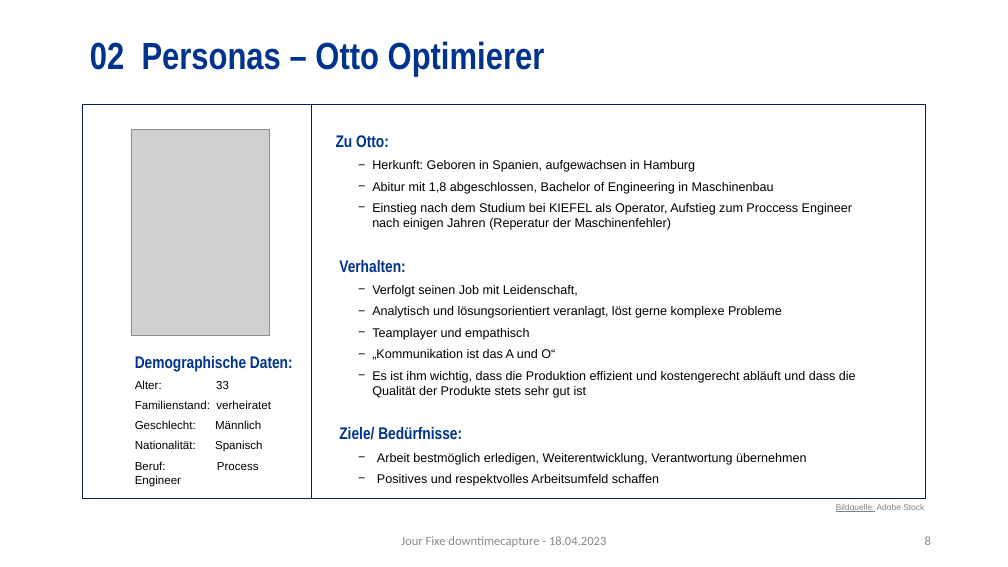
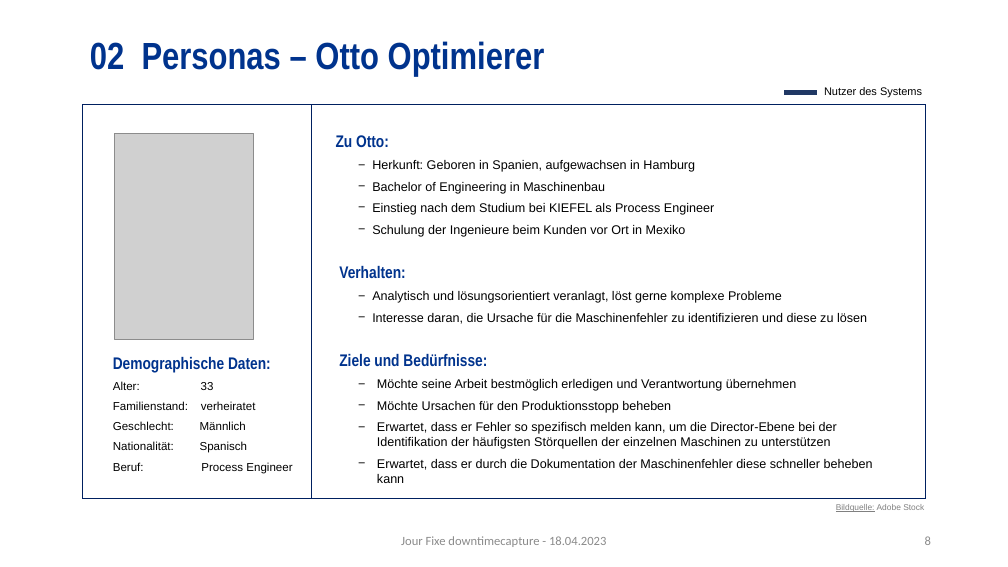
Before and after one commit to haelisa/dtc, a slide deck: slide 8 of project-docs/B_Präsentationen/JF_18.04.23_Präsentation_Ü2.pptx. Drawn at 1008x567 pixels with LibreOffice and Linux fonts; fonts in the diff are those of the drawing; grey boxes stand for pictures; background and template pictures are left out. Boxes give left, top, right and bottom in pixels: in the first picture for what was removed or moved away, otherwise in the second. Text is boxed around its words. In the diff, an @@ line names an element or a change of style, - is before the commit and + after.

```diff
--- a/project-docs/B_Präsentationen/JF_18.04.23_Präsentation_Ü2.pptx
+++ b/project-docs/B_Präsentationen/JF_18.04.23_Präsentation_Ü2.pptx
@@ text added at <box>824,87,922,97</box>, 10.5 pt, text #000000 @@
+Nutzer des Systems
@@ rectangle added at <box>785,91,817,95</box>, fill #203864, outline #203864 1 pt @@
@@ picture: place and size @@
-picture at <box>131,130,269,336</box>
+picture at <box>115,134,253,340</box>
@@ text at <box>372,182,714,237</box>: text changed @@
-  − Abitur mit 1,8 abgeschlossen, Bachelor of Engineering in Maschinenbau
-  − Einstieg nach dem Studium bei KIEFEL als Operator, Aufstieg zum Proccess Engineer nach einigen Jahren (Reperatur der Maschinenfehler)
+  − Bachelor of Engineering in Maschinenbau
+  − Einstieg nach dem Studium bei KIEFEL als Process Engineer
+  − Schulung der Ingenieure beim Kunden vor Ort in Mexiko
@@ text at <box>372,285,578,297</box>: paragraph removed @@
-  − Verfolgt seinen Job mit Leidenschaft,
@@ text at <box>339,313,873,483</box>: text changed @@
-  − Teamplayer und empathisch
-  − „Kommunikation ist das A und O“
-  − Es ist ihm wichtig, dass die Produktion effizient und kostengerecht abläuft und dass die Qualität der Produkte stets sehr gut ist
-Ziele/ Bedürfnisse:
-  − Arbeit bestmöglich erledigen, Weiterentwicklung, Verantwortung übernehmen
-  − Positives und respektvolles Arbeitsumfeld schaffen
+  − Interesse daran, die Ursache für die Maschinenfehler zu identifizieren und diese zu lösen
+Ziele und Bedürfnisse:
+  − Möchte seine Arbeit bestmöglich erledigen und Verantwortung übernehmen
+  − Möchte Ursachen für den Produktionsstopp beheben
+  − Erwartet, dass er Fehler so spezifisch melden kann, um die Director-Ebene bei der Identifikation der häufigsten Störquellen der einzelnen Maschinen zu unterstützen
+  − Erwartet, dass er durch die Dokumentation der Maschinenfehler diese schneller beheben kann
@@ text "Demographische Daten:" rewrapped from <box>135,356,293,470</box> to <box>113,357,292,474</box> @@
```
Also in this commit, not shown: 5 other slides changed.
